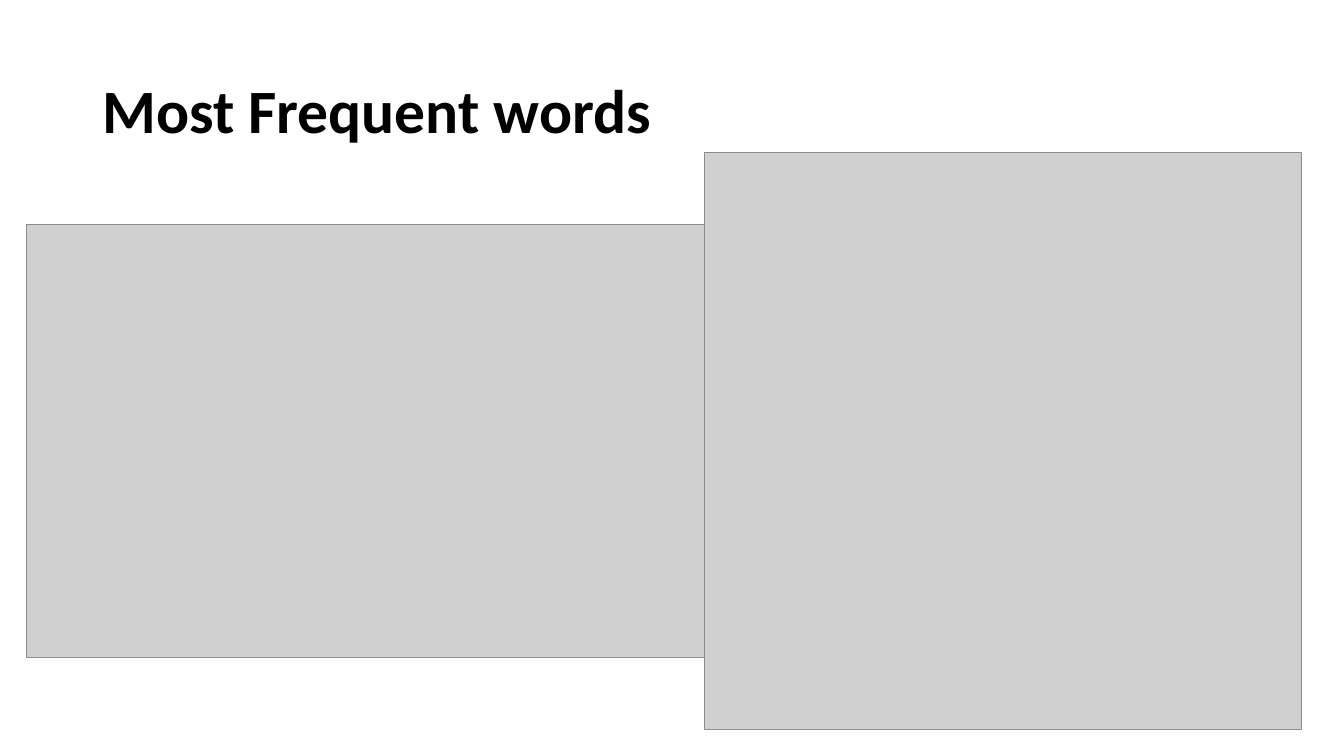
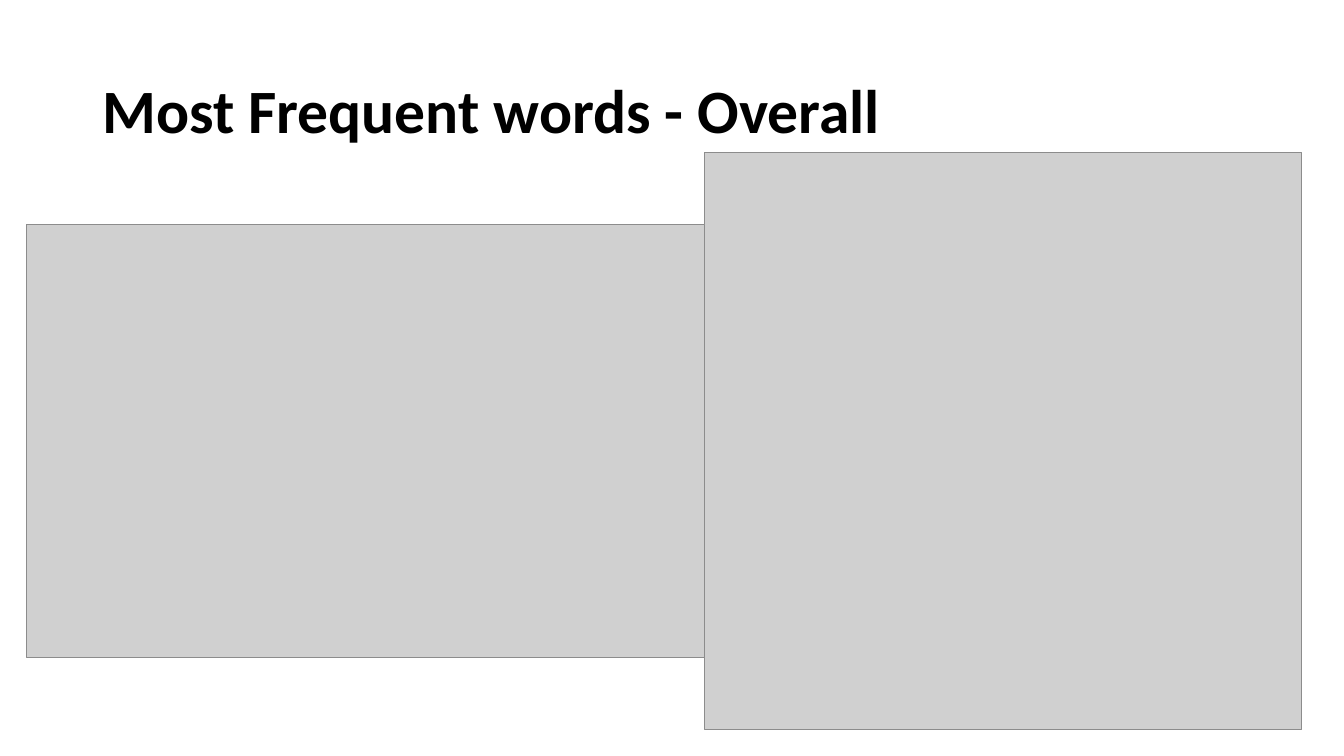
Before and after one commit to datamaniac03/Simple-Tweet-Text-Analysis, a slide deck: slide 10 of Presentation1.pptx. Drawn at 1344x756 pixels with LibreOffice and Linux fonts; fonts in the diff are those of the drawing; grey boxes stand for pictures. Boxes give left, top, right and bottom in pixels: in the first picture for what was removed or moved away, otherwise in the second. Text is boxed around its words. In the diff, an @@ line names an element or a change of style, - is before the commit and + after.

```diff
--- a/Presentation1.pptx
+++ b/Presentation1.pptx
@@ text at [102, 89, 880, 143]: text changed @@
-Most Frequent words
+Most Frequent words - Overall
```
Also in this commit, not shown: 6 other slides changed.
